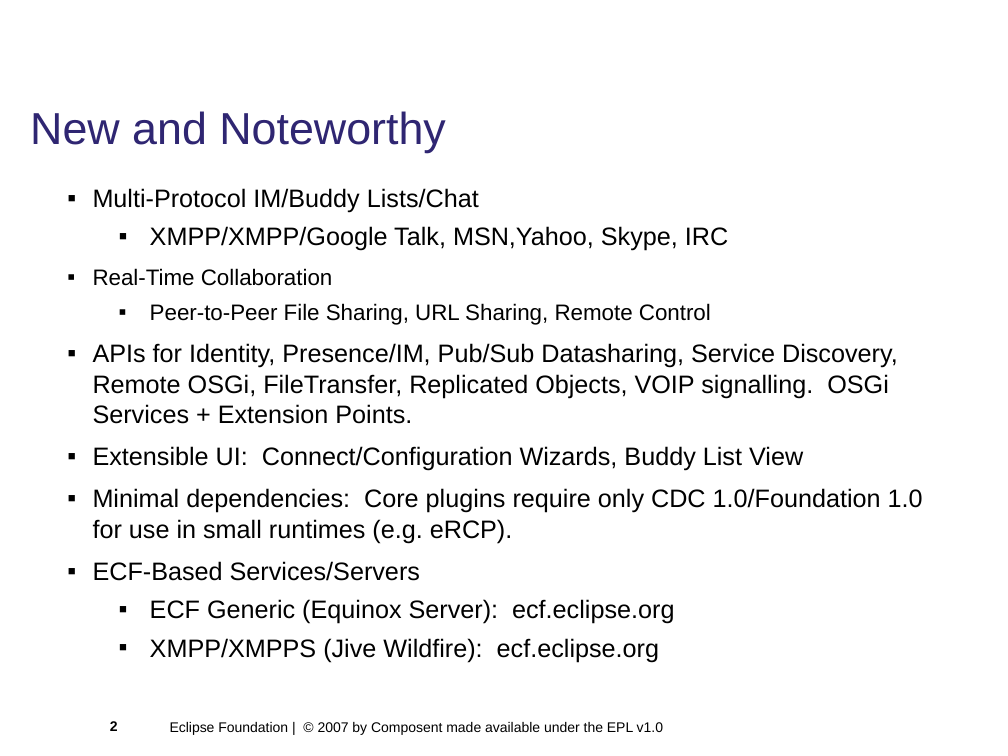
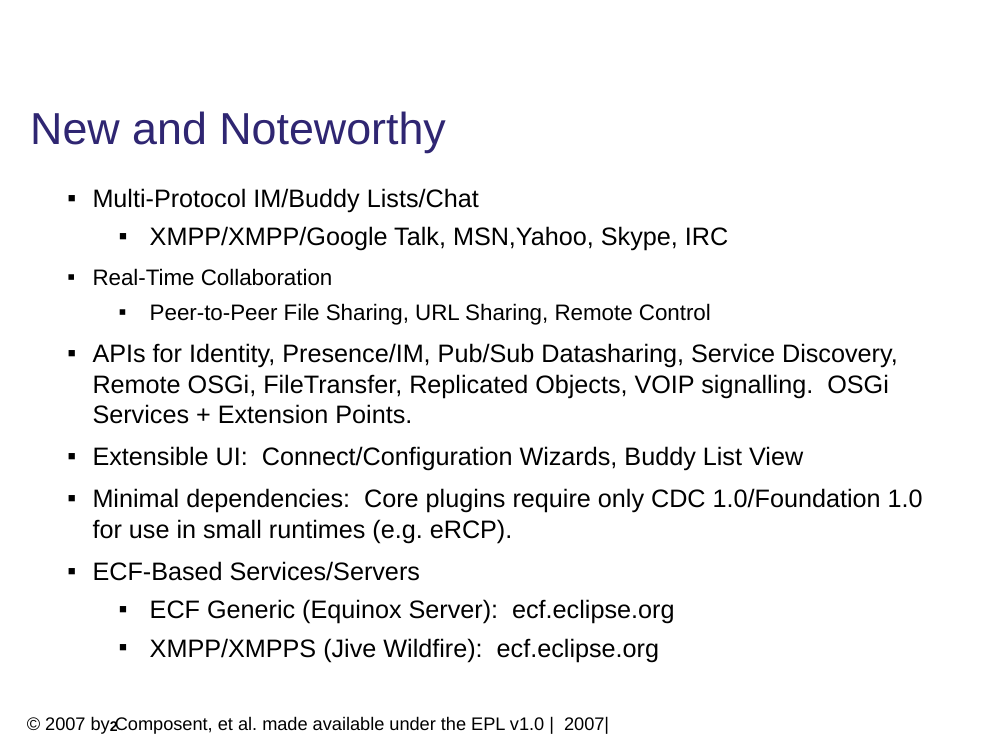
Before and after one commit to eclipse/ecf-website, a slide deck: slide 2 of reviews/ECF_Europa_Review.odp. Drawn at 1008x756 pixels with LibreOffice and Linux fonts; fonts in the diff are those of the drawing; background and template pictures are left out. Boxes give left, top, right and bottom in pixels: in the first picture for what was removed or moved away, otherwise in the second. Text is boxed around its words. In the diff, an @@ line names an element or a change of style, - is before the commit and + after.

```diff
--- a/reviews/ECF_Europa_Review.odp
+++ b/reviews/ECF_Europa_Review.odp
@@ text at (x1=45, y1=716, x2=609, y2=734): text changed; size 10 to 13 pt @@
-Eclipse Foundation | © 2007 by Composent made available under the EPL v1.0
+© 2007 by Composent, et al. made available under the EPL v1.0 | 2007|
```
Also in this commit, not shown: 4 other slides changed, 1 other file.
